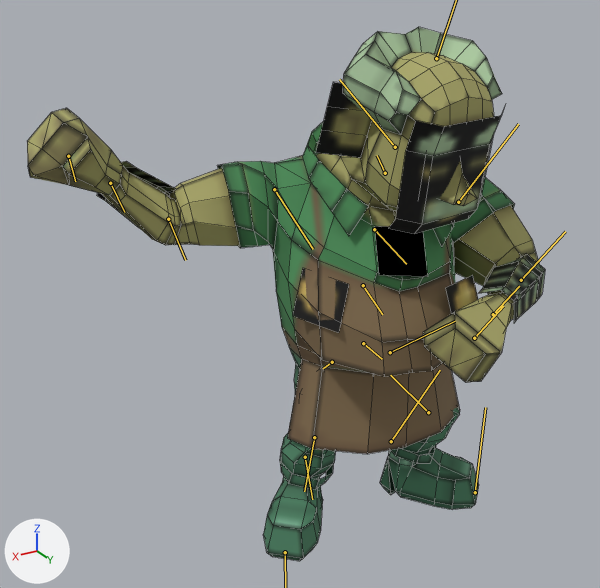
One commit to the FBX model Assets/3d/Father/Animations/FatherChargingUp.fbx: the scene before it, then after it.
Before and after are seen from a 50 mm camera at (0.031, 0.041, 0.0378) aimed at (0.0064, 0.0, 0.0173). Lighting does not change. The marker at lower left points along +X, +Y and +Z. Both versions are drawn at frame 117 of the action 'Take 001'; the numbers are the values there. The bones that bend it are drawn over the model as lines. Mesh edges are drawn as thin lines.
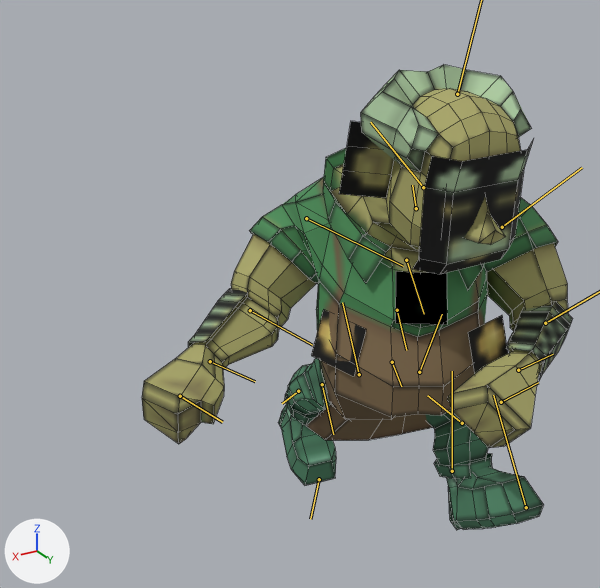
Boxes (x1, y1, x2, y2) around the edits, measured in the pictures (600 x 588 px):
'body', posed (17% narrower, 13% shorter): before (27, 27, 539, 561); after (142, 65, 568, 530)
'face', posed (6% taller): before (388, 109, 504, 234); after (413, 141, 533, 274)
'polySurface6', posed (16% taller): before (478, 255, 545, 323); after (506, 301, 573, 380)
'polySurface3', posed: before (293, 268, 349, 333); after (311, 309, 366, 376)
'polySurface4', posed: before (446, 275, 478, 314); after (468, 315, 508, 374)
'polySurface5', posed: before (97, 161, 175, 228); after (188, 288, 247, 348)
'polySurface2', posed: before (391, 445, 436, 463); after (434, 453, 492, 479)
'polySurface8', posed: before (280, 456, 333, 489); after (285, 391, 315, 425)
bone 'pasted__Hips', root to tip: before (363, 343) to (382, 359); after (392, 362) to (401, 386)
bone 'pasted__Spine1', root to tip: before (363, 285) to (382, 314); after (397, 310) to (406, 350)
bone 'pasted__Head', root to tip: before (395, 147) to (339, 79); after (423, 187) to (370, 122)
bone 'pasted__RightShoulder', root to tip: before (274, 189) to (313, 249); after (306, 218) to (403, 266)
bone 'pasted__RightElbow', root to tip: before (168, 219) to (185, 260); after (250, 310) to (312, 345)
bone 'pasted__LeftShoulder', root to tip: before (458, 202) to (518, 124); after (502, 227) to (582, 167)
bone 'pasted__RightLeg', root to tip: before (332, 362) to (323, 368); after (359, 374) to (342, 302)
bone 'pasted__RightKnee', root to tip: before (314, 437) to (304, 491); after (322, 384) to (333, 434)
bone 'pasted__LeftLeg', root to tip: before (390, 352) to (455, 321); after (419, 372) to (442, 314)

The edits, one by one:
Bone 'pasted__Hips' (bone_pasted__hips) moves from (-0.129, -0.055, -0.091) to (-0.304, -0.018, 0.1).
Bone 'pasted__Hips' (bone_pasted__hips) turns from (-12, -2, 9) to (-24, 1, 19) degrees about its own x, y and z.
Bone 'pasted__Spine1' (bone_pasted__spine1) turns from (-6, -7, 4) to (-3, -2, 3) degrees about its own x, y and z.
Bone 'pasted__Head' (bone_pasted__head) turns from (23, 3, -8) to (24, 5, 7) degrees about its own x, y and z.
Bone 'pasted__RightShoulder' (bone_pasted__rightshoulder) turns from (-87, -8, -17) to (-52, -45, -45) degrees about its own x, y and z.
Bone 'pasted__RightElbow' (bone_pasted__rightelbow) turns from (0, -52, 0) to (0, -27, 0) degrees about its own x, y and z.
Bone 'pasted__LeftShoulder' (bone_pasted__leftshoulder) turns from (30, -60, -37) to (28, -61, -49) degrees about its own x, y and z.
Bone 'pasted__LeftElbow' (bone_pasted__leftelbow) turns from (0, -69, 0) to (0, -57, 0) degrees about its own x, y and z.
Bone 'pasted__RightLeg' (bone_pasted__rightleg) turns from (-12, 23, 32) to (11, 22, -40) degrees about its own x, y and z.
Bone 'pasted__RightKnee' (bone_pasted__rightknee) turns from (0, 0, 34) to (0, 0, -34) degrees about its own x, y and z.
Bone 'pasted__LeftLeg' (bone_pasted__leftleg) turns from (-49, 27, 27) to (-10, 20, 87) degrees about its own x, y and z.
